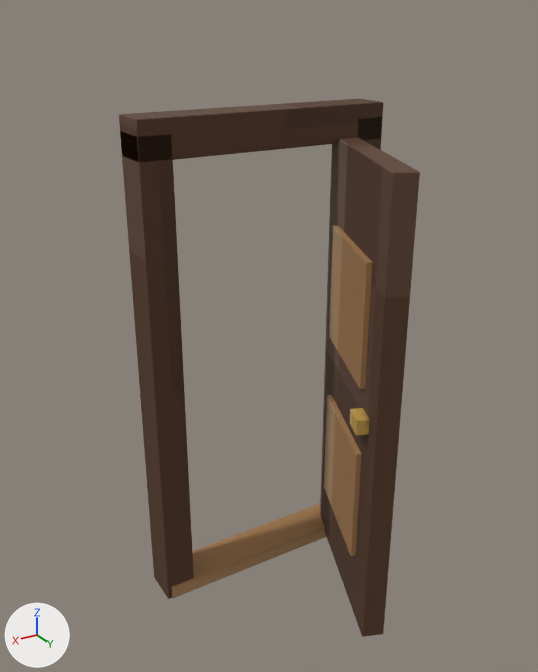
Before and after pictures for a commit that changed the glTF model art/props-3d/props/mansion/normal_room_door.glb.
The view is the same before and after, from a 50 mm camera at (1.62, 2.77, 2.61) aimed at (0.11, 0.26, 1.35). The lights are fixed; the arrows at lower left show +X, +Y and +Z. The older version comes first. Where no turn or scale is listed for an object, it has been applied to the vertices. Vertices at exactly the same position are counted once.

In view in the first picture: 'DoorFrameL', 'DoorFrameR', 'DoorFrameTop', 'DoorHandle', 'DoorPanel_1', 'DoorPanel_2', 'OpenDoorLeaf', 'Threshold'.
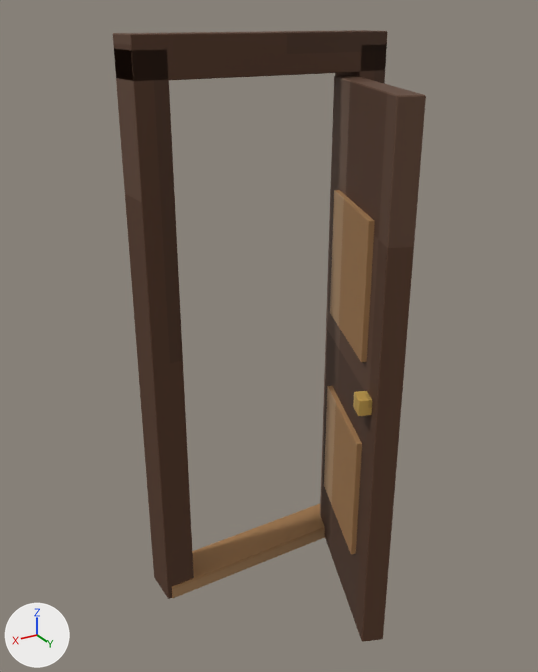
Where the newer file only moved an object's origin or applied its transform, the numbers keep the older frame.

The edits, one by one:
me_cube is used by ob_doorframel; location (-0.51, 0.0, 1.1).
me_cube had 24 vertices, 44 faces and spanned x -0.07..0.07, y -0.09..0.09, z -1.1..1.1.
me_cube now has 24 vertices, 44 faces and spans x -0.07..0.07, y -0.09..0.09, z -1.1..1.4.
me_cube part 1: the whole mesh is scaled about its middle by (1, 1, 1.14), then moved by (0.0, 0.0, 0.15).
me_cube_001 is used by ob_doorframer; location (0.51, 0.0, 1.1).
me_cube_001 had 24 vertices, 44 faces and spanned x -0.07..0.07, y -0.09..0.09, z -1.1..1.1.
me_cube_001 now has 24 vertices, 44 faces and spans x -0.07..0.07, y -0.09..0.09, z -1.1..1.4.
me_cube_001 part 2: the whole mesh is scaled about its middle by (1, 1, 1.14), then moved by (0.0, 0.0, 0.15).
me_cube_004 is used by ob_opendoorleaf; location (-0.265, 0.408, 1.08).
me_cube_004 had 24 vertices, 44 faces and spanned x -0.21..0.21, y -0.43..0.43, z -1.04..1.04.
me_cube_004 now has 24 vertices, 44 faces and spans x -0.21..0.21, y -0.43..0.43, z -1.18..1.18.
me_cube_004 part 3: the whole mesh is scaled about its middle by (1, 1, 1.13).
Object 'DoorFrameTop' (ob_doorframetop) moves from (0.0, 0.0, 2.18) to (0.0, 0.0, 2.47).
Object 'DoorHandle' (ob_doorhandle) moves from (-0.077, 0.666, 1.08) to (-0.065, 0.694, 1.18).
Object 'DoorPanel_1' (ob_doorpanel_1) moves from (-0.209, 0.385, 0.63) to (-0.209, 0.385, 0.66).
Object 'DoorPanel_2' (ob_doorpanel_2) moves from (-0.209, 0.385, 1.48) to (-0.209, 0.385, 1.62).
Object 'OpenDoorLeaf' (ob_opendoorleaf) moves from (-0.265, 0.408, 1.08) to (-0.265, 0.408, 1.19).

Location of each change, [x1, y1, x2, y2] in pixels of the pictures (538 x 672 px):
'OpenDoorLeaf', moved, rescaled (13% taller)
    before: [320, 137, 420, 637]
    after: [320, 76, 426, 642]
'DoorFrameR', rescaled (7% wider, 18% taller)
    before: [120, 133, 194, 599]
    after: [115, 49, 194, 599]
'DoorFrameTop', moved
    before: [119, 99, 383, 162]
    after: [113, 30, 387, 81]
'DoorPanel_2', moved
    before: [329, 225, 372, 389]
    after: [330, 190, 375, 362]
'DoorPanel_1', moved
    before: [324, 395, 361, 556]
    after: [324, 386, 362, 554]
'DoorFrameL', rescaled
    before: [358, 117, 383, 150]
    after: [335, 44, 387, 84]
'DoorHandle', moved
    before: [350, 408, 370, 435]
    after: [353, 391, 372, 416]
